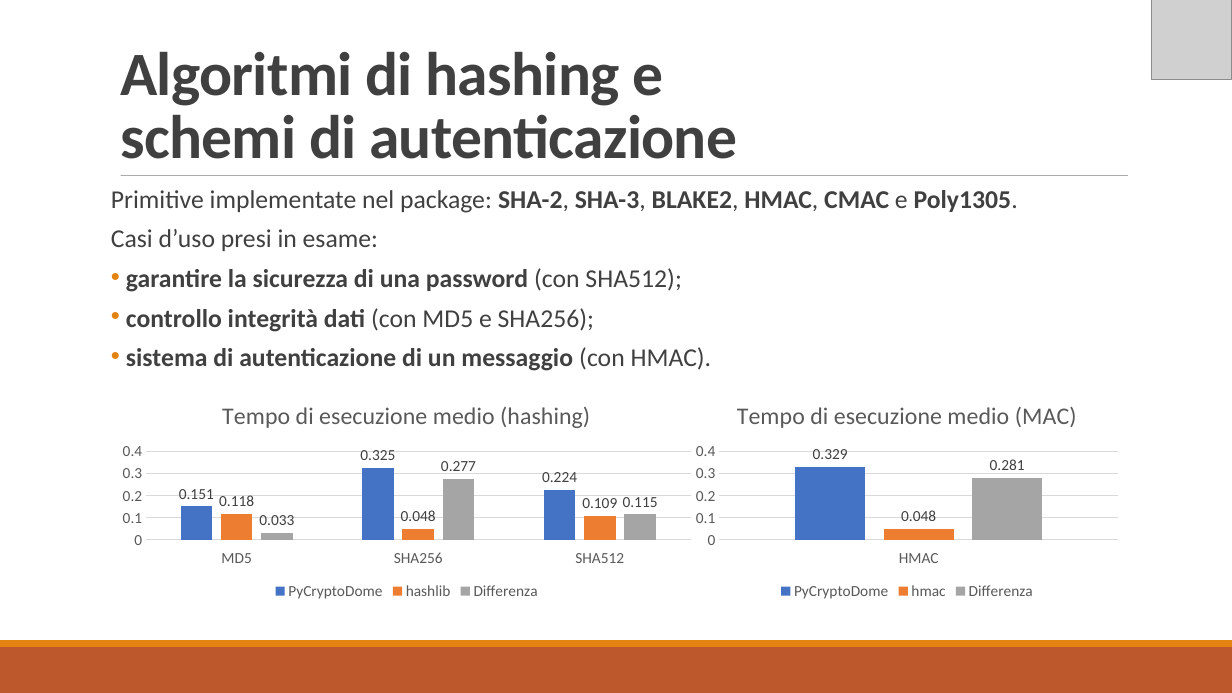
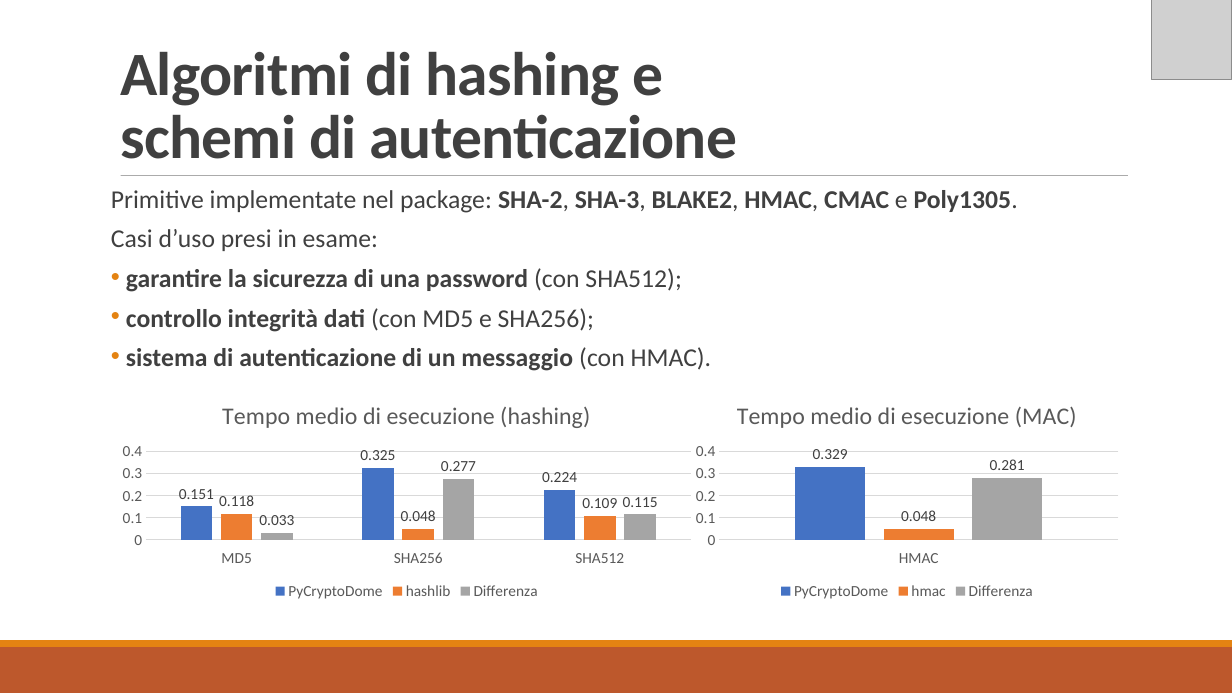
Before and after one commit to MickTK/ElaboratoFinale, a slide deck: slide 4 of Presentazione/Presentazione.odp. Drawn at 1232x693 pixels with LibreOffice and Linux fonts; fonts in the diff are those of the drawing; grey boxes stand for pictures. Boxes give left, top, right and bottom in pixels: in the first picture for what was removed or moved away, otherwise in the second. Text is boxed around its words. In the diff, an @@ line names an element or a change of style, - is before the commit and + after.

```diff
--- a/Presentazione/Presentazione.odp
+++ b/Presentazione/Presentazione.odp
@@ column chart at (111,384,702,604) @@
@@ title "Tempo di esecuzione medio (hashing)" to "Tempo medio di esecuzione (hashing)" @@
@@ column chart at (688,384,1128,604) @@
@@ title "Tempo di esecuzione medio (MAC)" to "Tempo medio di esecuzione (MAC)" @@
```
Also in this commit, not shown: 4 other slides changed, 1 other file.
